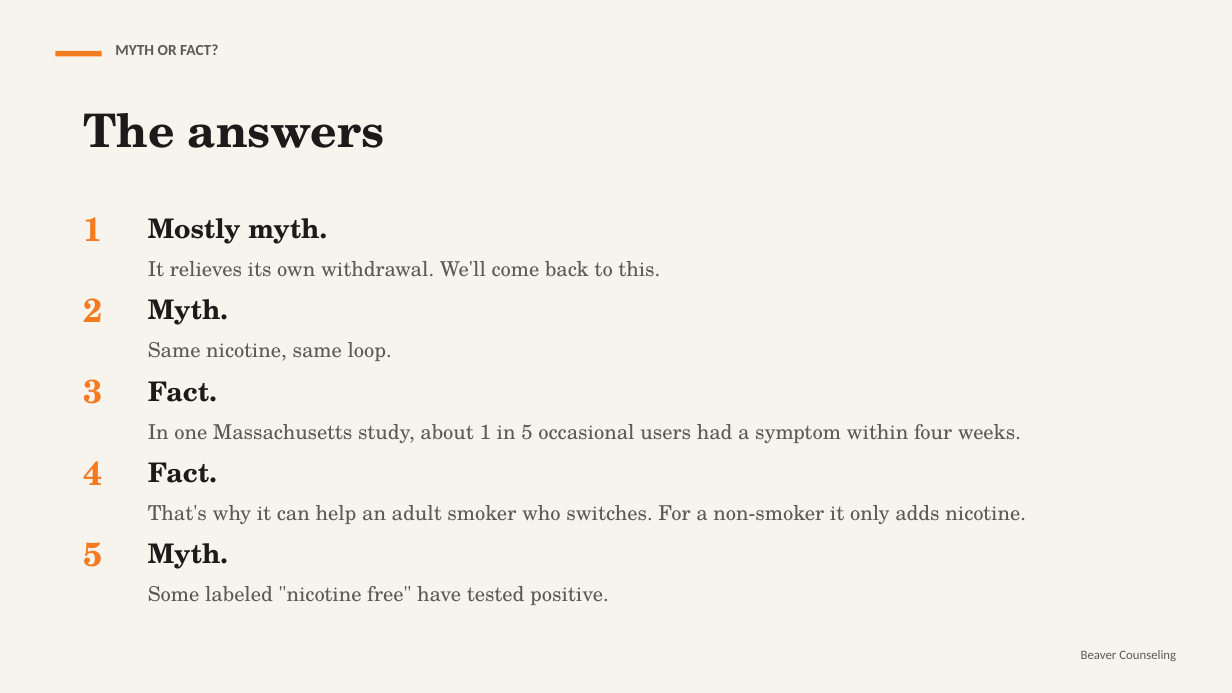
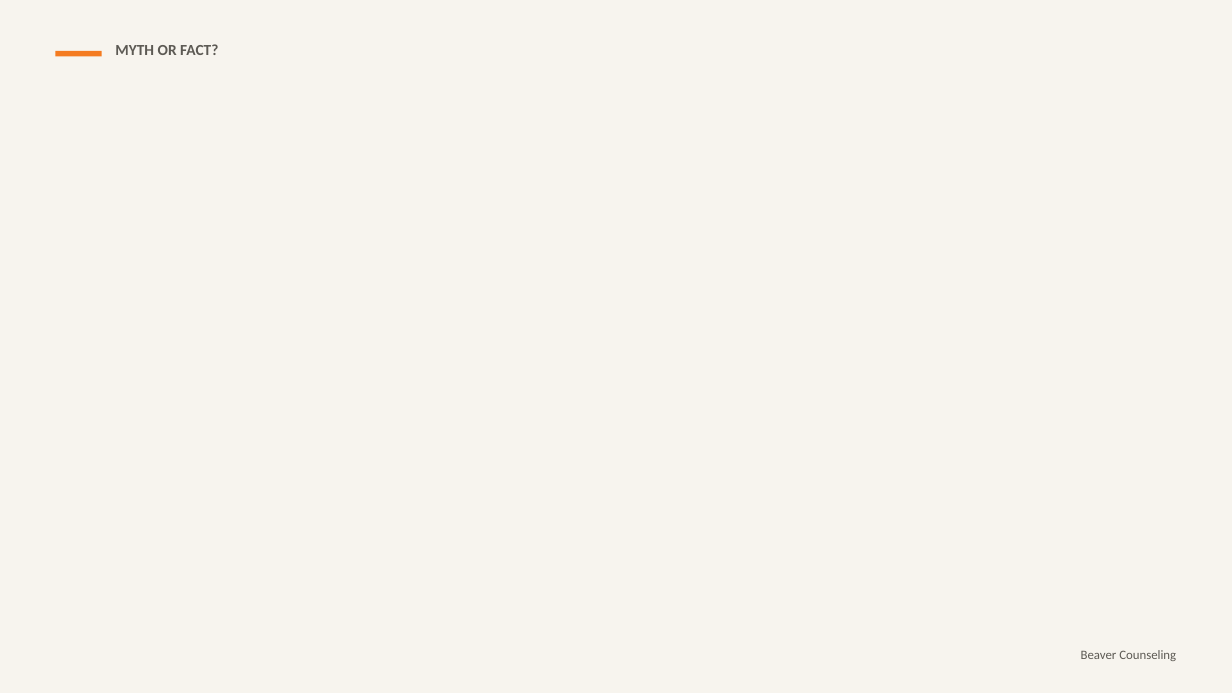
Before and after one commit to rmwtoolkit/bcds-toolkit, a slide deck: slide 5 of decks/vaping-and-your-brain-lesson-v2.pptx (slide 4 before the commit). Drawn at 1232x693 pixels with LibreOffice and Linux fonts; fonts in the diff are those of the drawing; background and template pictures are left out. Boxes give left, top, right and bottom in pixels: in the first picture for what was removed or moved away, otherwise in the second. Text is boxed around its words. In the diff, an @@ line names an element or a change of style, - is before the commit and + after.

```diff
--- a/decks/vaping-and-your-brain-lesson-v2.pptx
+++ b/decks/vaping-and-your-brain-lesson-v2.pptx
@@ text removed at (x1=83, y1=113, x2=385, y2=148) @@
-The answers
@@ text removed at (x1=83, y1=217, x2=102, y2=241) @@
-1
@@ text removed at (x1=148, y1=218, x2=660, y2=277) @@
-Mostly myth.
-It relieves its own withdrawal. We'll come back to this.
@@ text removed at (x1=83, y1=298, x2=102, y2=322) @@
-2
@@ text removed at (x1=148, y1=299, x2=392, y2=361) @@
-Myth.
-Same nicotine, same loop.
@@ text removed at (x1=83, y1=379, x2=102, y2=404) @@
-3
@@ text removed at (x1=148, y1=381, x2=1021, y2=443) @@
-Fact.
-In one Massachusetts study, about 1 in 5 occasional users had a symptom within four weeks.
@@ text removed at (x1=83, y1=461, x2=102, y2=485) @@
-4
@@ text removed at (x1=148, y1=462, x2=1026, y2=524) @@
-Fact.
-That's why it can help an adult smoker who switches. For a non-smoker it only adds nicotine.
@@ text removed at (x1=83, y1=542, x2=102, y2=567) @@
-5
@@ text removed at (x1=148, y1=543, x2=609, y2=605) @@
-Myth.
-Some labeled "nicotine free" have tested positive.
```
Also in this commit, not shown: 10 other slides changed, 8 slides added, 2 slides removed, 5 other files.
